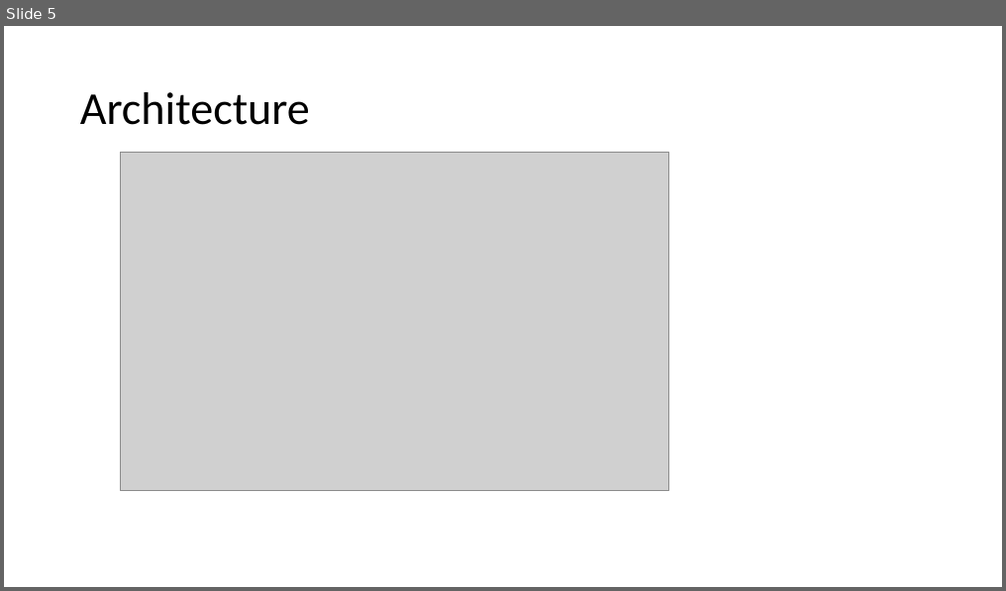
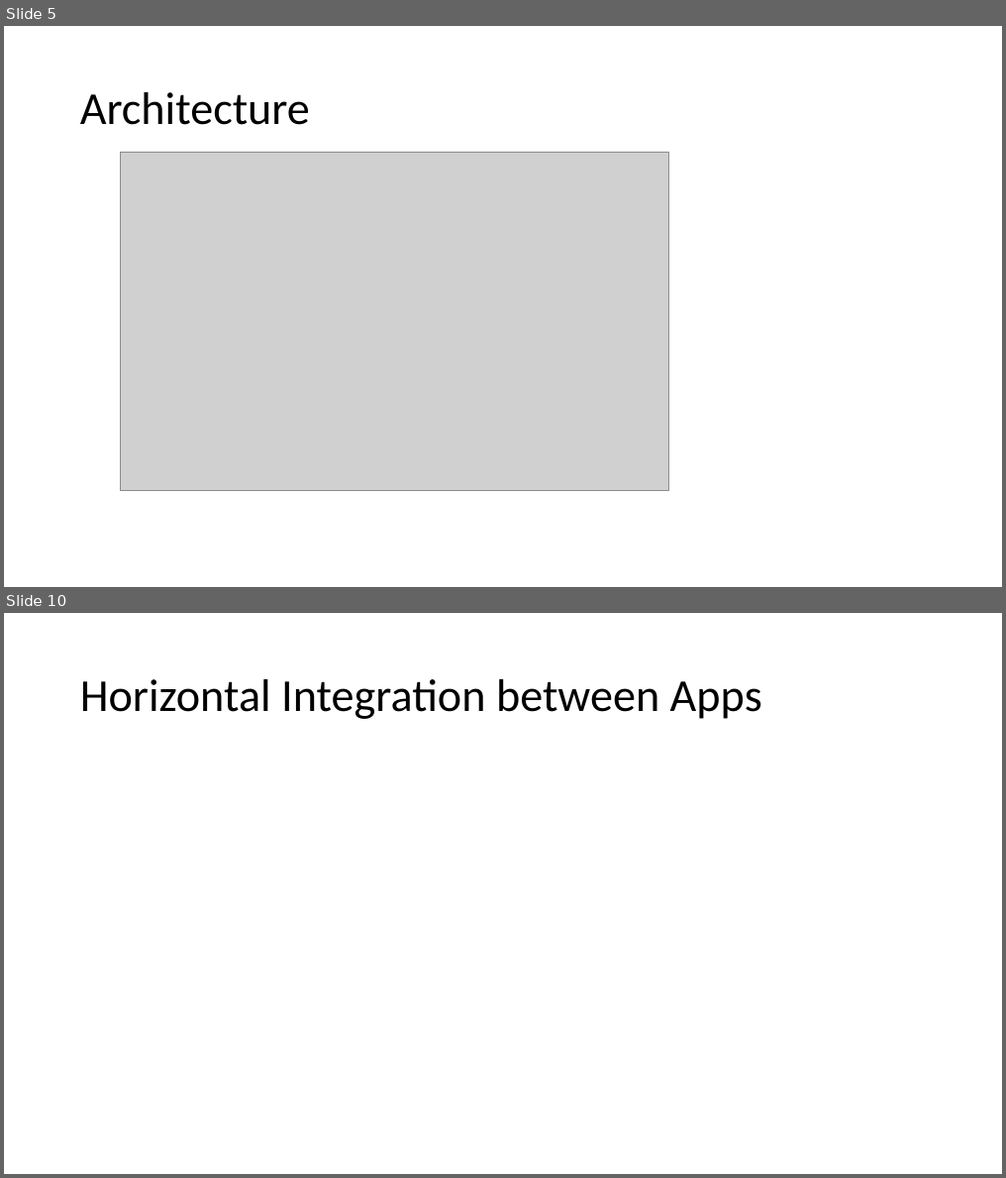
Before and after one commit to IoThingers/TermProject, a slide deck: PaperPresentation.pptx. Shown one above the other, each under a label of ours: slide 5 before the commit, slides 5 and 10 after it; the slides between them are not shown. The pictures are 1006x591 and 1006x1178 pixels, drawn with LibreOffice and Linux fonts; fonts in the diff are those of the drawing; grey boxes stand for pictures. Boxes give left, top, right and bottom in pixels: in the first picture for what was removed or moved away, otherwise in the second. Text is boxed around its words. In the diff, an @@ line names an element or a change of style, - is before the commit and + after.

```diff
--- a/PaperPresentation.pptx
+++ b/PaperPresentation.pptx
@@ slide 10 added at (x1=4, y1=613, x2=1002, y2=1174), background #FFFFFF @@
@@ title added at (x1=80, y1=679, x2=762, y2=719), 44 pt, text #000000 @@
+Horizontal Integration between Apps
```
Also in this commit, not shown: 1 slide changed, 3 other slides added, 1 slide removed.
